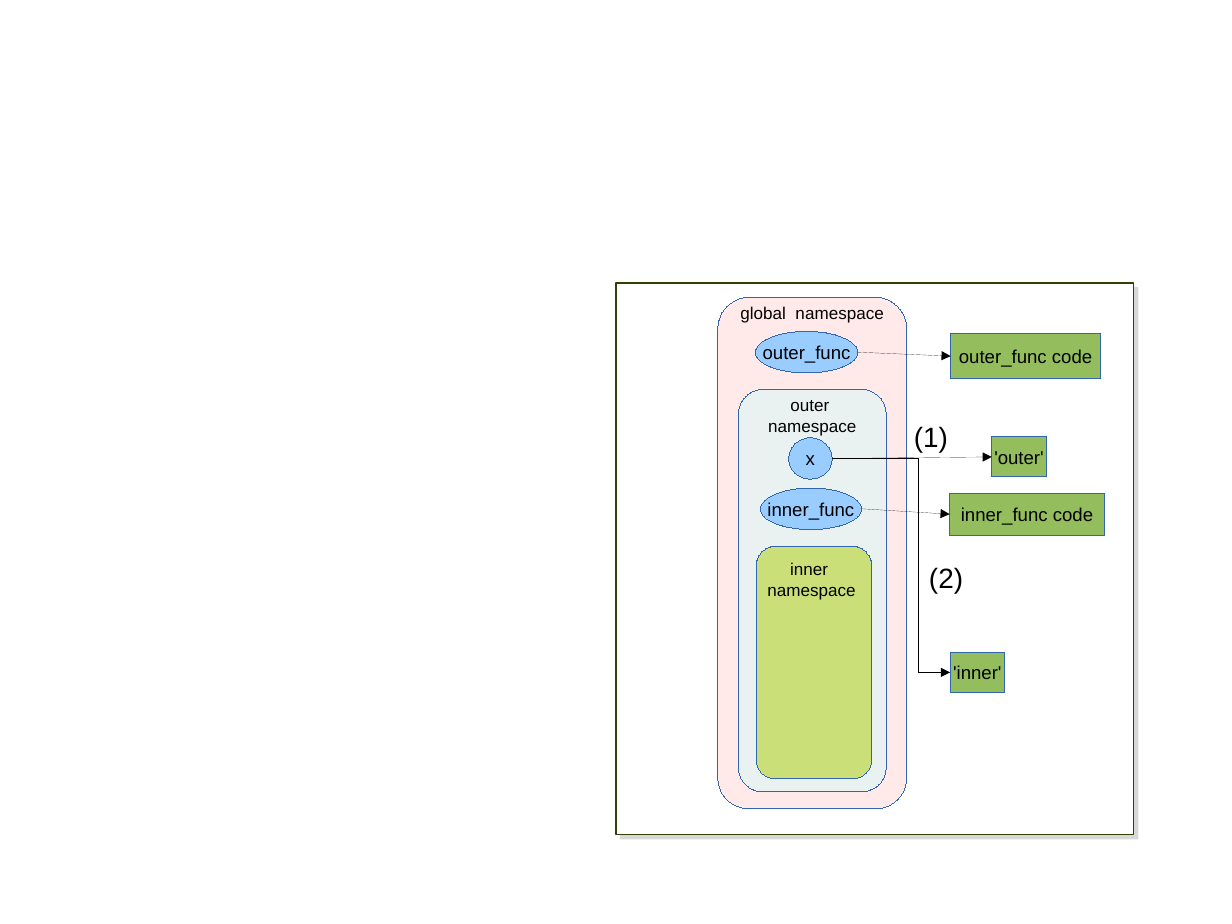
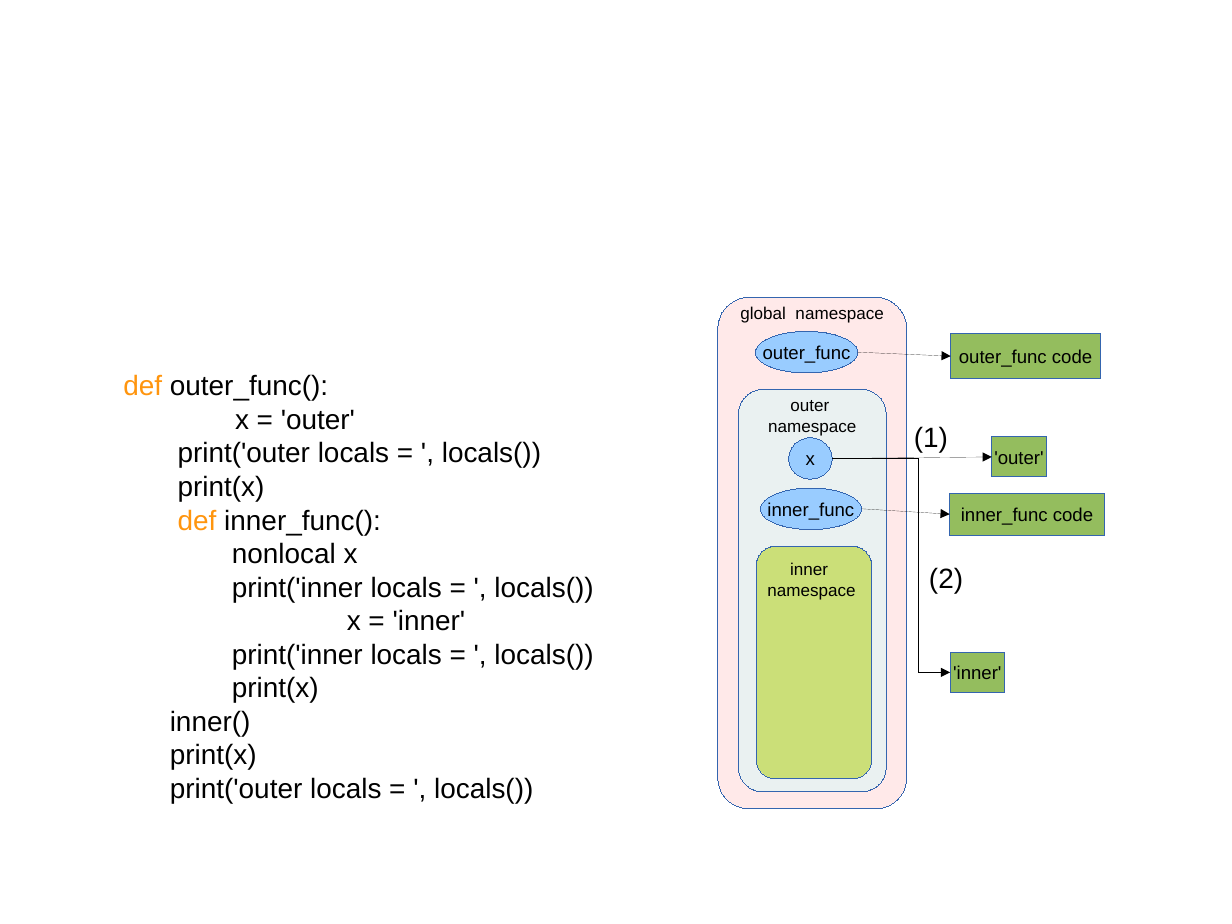
Before and after one commit to C3BI-pasteur-fr/python-course-1, a slide deck: slide 9 of figures.odp. Drawn at 1232x924 pixels with LibreOffice and Linux fonts; fonts in the diff are those of the drawing. Boxes give left, top, right and bottom in pixels: in the first picture for what was removed or moved away, otherwise in the second. Text is boxed around its words. In the diff, an @@ line names an element or a change of style, - is before the commit and + after.

```diff
--- a/figures.odp
+++ b/figures.odp
@@ rectangle removed at bbox=[616, 283, 1134, 834] @@
@@ text added at bbox=[123, 374, 593, 803], 18 pt, text #000000 @@
+def outer_func():
+x = 'outer'
+print('outer locals = ', locals())
+print(x)
+def inner_func():
+nonlocal x
+print('inner locals = ', locals())
+x = 'inner'
+print('inner locals = ', locals())
+print(x)
+inner()
+print(x)
+print('outer locals = ', locals())
```
Also in this commit, not shown: 3 other slides changed, 2 slides added, 1 other file.
